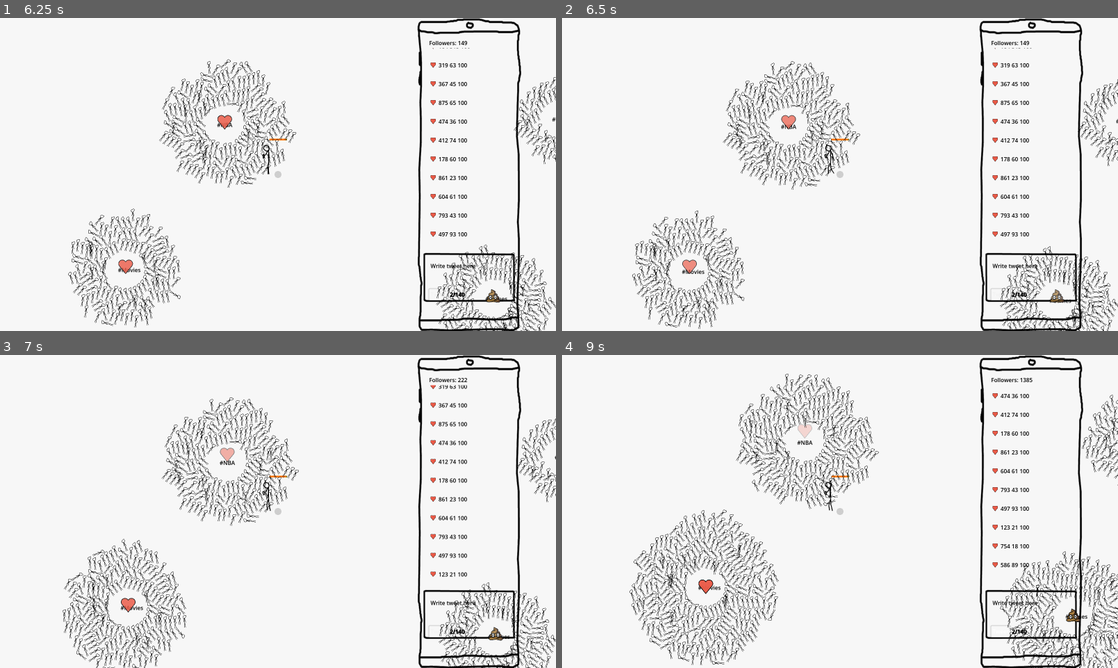
Above: before the commit, frames 1-4 (two rows, left to right).
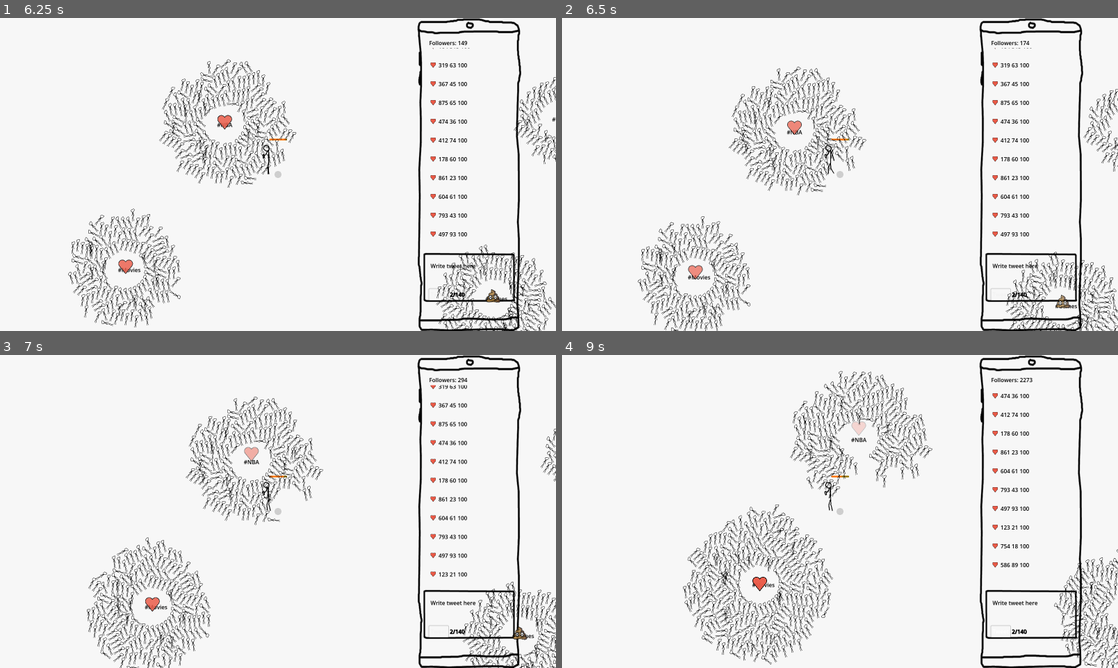
Above: after the commit, the same moments.

Repository: loiveli/FGJ2025
Game: Godot game, scene res://Root.tscn
Same seed, same stepped clock (60 frames per second), same inputs: the game is played once before the commit and once after it.
Inputs (mouse positions are in pixels of both pictures, inside the frame that each line leads up to):
- Up to frame 1 (6.25 s): click (467, 274) at 0.52 s; type "12" at 0.6 s; click "Tweet" at 1.25 s; click "Tweet" at 2 s; click "Tweet" at 2.75 s; tap Enter at 3.5, 3.6, 4.35, 5.1, 5.85 s
- Up to frame 2 (6.5 s): no input
- Up to frame 3 (7 s): tap Enter at 6.6 s
- Up to frame 4 (9 s): tap Enter at 7.35, 8.1, 8.85 s

Frame 1 is identical in both runs. In frame 2, 9.5% of the frame differs, in the area x 12-100%, y 7-100%; in frame 3, 10%; in frame 4, 14%, in the area x 12-100%, y 5-100%.

Commit message:
Stuff for sanity

Diff:
--- a/Root.tscn
+++ b/Root.tscn
@@ -163,6 +163,8 @@
 position = Vector2(-178, 484)
 bubble = "Movies"
 
+[node name="MemeParent" type="Node2D" parent="."]
+
 [connection signal="text_changed" from="Player/Phone/PhoneMargins/TwitterUI/NewTweet/TweetEdit" to="Player/Phone/PhoneMargins/TwitterUI/NewTweet/TweetEdit" method="_on_text_changed"]
 [connection signal="text_changed" from="Player/Phone/PhoneMargins/TwitterUI/NewTweet/TweetEdit" to="Player/Phone/PhoneMargins/TwitterUI/NewTweet/VBoxContainer/TweetCharacterLabel" method="_on_tweet_edit_text_changed"]
 [connection signal="pressed" from="Player/Phone/PhoneMargins/TwitterUI/NewTweet/VBoxContainer/TweetButton" to="Player/Phone/PhoneMargins/TwitterUI/NewTweet/VBoxContainer/TweetButton" method="_on_pressed"]
--- a/bubble.gd
+++ b/bubble.gd
@@ -1,4 +1,6 @@
 extends StaticBody2D
+
+var collisionType = "BUBBLE"
 
 var followers: int = 0:
 	set(value):
--- a/people/permanent_person.gd
+++ b/people/permanent_person.gd
@@ -2,7 +2,7 @@
 
 
 
-var collisionType = "BUBBLE"
+var collisionType = "HUMAN"
 
 func _ready():
 	pass
--- a/player.gd
+++ b/player.gd
@@ -28,7 +28,7 @@
 func _ready():
 	followers = 10
 	tweetButton.tweet_received.connect(_on_tweet_received)
-	var childNodes = $"..".get_children().filter(func(child): return child is StaticBody2D)
+	var childNodes = $"..".get_children().filter(func(child): return child is StaticBody2D).filter(func(node): return node.collisionType == "BUBBLE")
 	for node in childNodes:
 		bubbles[node.bubble] = node
 
@@ -45,6 +45,18 @@
 		position = targetPosition
 		self.animation_player.stop(false)
 	var collision = move_and_collide(move)
+	if collision:
+		var collider = collision.get_collider()
+		if collider.collisionType == "HUMAN":
+			sanity -=1
+			followers += 5
+			collider.queue_free()
+		elif collider.collisionType == "BUBBLE":
+			print("Gameover")
+			position = Vector2(0,0)
+			targetPosition = position
+			#GAMEOVER
+
 
 
 
--- /dev/null
+++ b/sanity_up.gd
@@ -0,0 +1,16 @@
+extends StaticBody2D
+
+var collisionType = "MEME"
+
+var nodeList: Array
+
+func _ready():
+    nodeList = $"..".get_children().filter(func(child): return child is StaticBody2D).filter(func(node): return node.collisionType == "BUBBLE")
+    resetPosition(nodeList)
+
+func resetPosition(nodes = nodeList):
+    var node1 = nodes.pick_random()
+    nodes.remove_at( nodes.find(node1))
+    var node2 = nodes.pick_random()
+
+    position = (node1.position - node2.position) * randf_range(0.2,0.8)
--- /dev/null
+++ b/sanity_up.tscn
@@ -0,0 +1,14 @@
+[gd_scene load_steps=3 format=3 uid="uid://bpjupxo0gyaia"]
+
+[ext_resource type="Script" path="res://sanity_up.gd" id="1_dp188"]
+[ext_resource type="Texture2D" uid="uid://bpabpnwc0e5yf" path="res://icon.svg" id="2_6cru7"]
+
+[node name="SanityUp" type="StaticBody2D"]
+script = ExtResource("1_dp188")
+
+[node name="CollisionPolygon2D" type="CollisionPolygon2D" parent="."]
+scale = Vector2(0.2, 0.2)
+polygon = PackedVector2Array(59.1, -64, -59, -64, -63.8, -59, -64, 61, -60.3, 64, 59.6, 64, 63.9, 59, 64, -61.1)
+
+[node name="Sprite2D" type="Sprite2D" parent="CollisionPolygon2D"]
+texture = ExtResource("2_6cru7")
Not shown, added: exhale_coin.png.import
